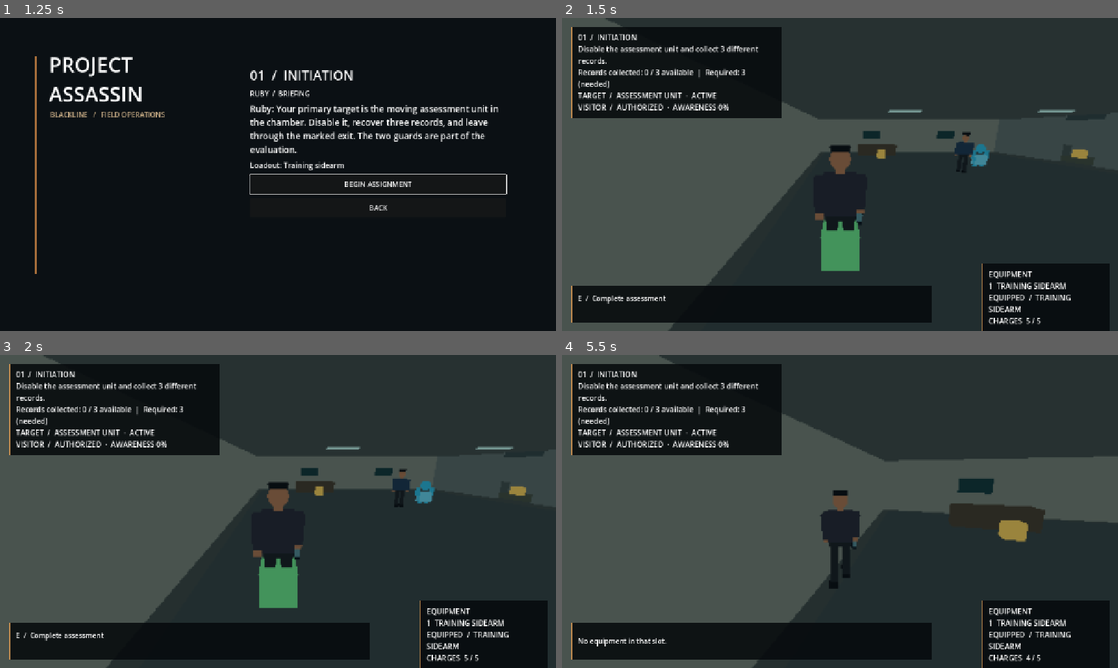
Above: before the commit, frames 1-4 (two rows, left to right).
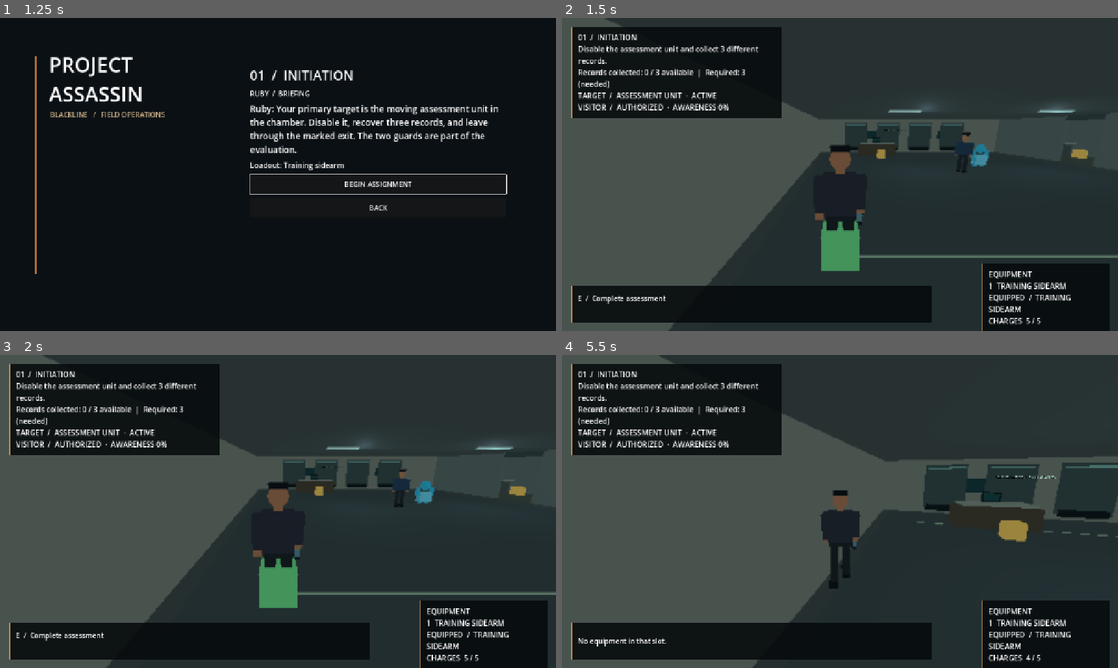
Above: after the commit, the same moments.

Repository: CoolgamerProXD/Stealty-Assasin-redesigned-computing-machine-Beta
Game: Godot game, scene res://scenes/main_menu.tscn
Same seed, same stepped clock (60 frames per second), same inputs: the game is played once before the commit and once after it.
Inputs (mouse positions are in pixels of both pictures, inside the frame that each line leads up to):
- Up to frame 1 (1.25 s): click "CAMPAIGN / NEXT ASSIGNMENT" at 0.5 s
- Up to frame 2 (1.5 s): click "BEGIN ASSIGNMENT" at 1.25 s
- Up to frame 3 (2 s): no input
- Up to frame 4 (5.5 s): tap Enter at 2 s; move the mouse to (867, 511) at 2.02 s; hold Right mouse button (aim) 2.03-2.78 s; hold W (move_forward) from 2.03 s (still down); click (867, 511) at 2.17 s; move the mouse to (812, 511) at 2.77 s; tap C (crouch) at 2.85 s; move the mouse to (851, 505) at 3.52 s; hold 1 (equip_primary) 3.53-4.28 s; move the mouse to (834, 517) at 4.27 s; tap 2 (equip_secondary) at 4.35 s; click (834, 517) at 4.42 s; move the mouse to (878, 514) at 5.02 s; press the mouse at (878, 514) at 5.03 s

Frame 1 is identical in both runs. In frame 2, 1.6% of the frame differs, in the area x 50-100%, y 27-77%; in frame 3, 1.6%; in frame 4, 3.9%, in the area x 63-100%, y 34-59%.

Commit message:
Dress mission environments with batched architecture and practical lights
Co-authored-by: arena-agent <297053741+arena-agent@users.noreply.github.com>

Diff:
--- a/scripts/core/campaign_state.gd
+++ b/scripts/core/campaign_state.gd
@@ -85,6 +85,10 @@
  viewport.positional_shadow_atlas_size = 2048 if quality == "HIGH" else (1024 if quality == "MEDIUM" else 0)
  for light: Node in get_tree().get_nodes_in_group("quality_lights"):
   (light as Light3D).shadow_enabled = quality != "LOW"
+ for light: Node in get_tree().get_nodes_in_group("quality_practicals"):
+  (light as Light3D).visible = quality != "LOW"
+ for detail: Node in get_tree().get_nodes_in_group("quality_detail"):
+  (detail as Node3D).visible = quality == "HIGH"
  var master := AudioServer.get_bus_index("Master")
  if master >= 0: AudioServer.set_bus_volume_db(master, linear_to_db(maxf(0.001, float(settings["volume"]))))
  if DisplayServer.get_name() != "headless":
--- /dev/null
+++ b/scripts/visuals/environment_dressing.gd
@@ -0,0 +1,154 @@
+class_name EnvironmentDressing
+extends Node3D
+## Original, batched architectural dressing. Collision and navigation remain in
+## the mission layout; decoration deliberately avoids modifying mission routes.
+var core_transforms: Array[Transform3D] = []
+var core_colors: Array[Color] = []
+var detail_transforms: Array[Transform3D] = []
+var detail_colors: Array[Color] = []
+const BRASS := Color(0.69, 0.49, 0.24)
+const DARK := Color(0.12, 0.15, 0.16)
+const IVORY := Color(0.70, 0.67, 0.57)
+const WOOD := Color(0.30, 0.18, 0.13)
+const TEAL := Color(0.15, 0.29, 0.30)
+
+func build(id: String) -> void:
+ name = "EnvironmentDressing"
+ if id == "meridian": _hotel()
+ else: _annex()
+ _batch(core_transforms, core_colors, false)
+ _batch(detail_transforms, detail_colors, true)
+
+func _part(pos: Vector3, size: Vector3, color: Color, detail: bool = false) -> void:
+ var transform := Transform3D(Basis.IDENTITY.scaled(size), pos)
+ if detail:
+  detail_transforms.append(transform)
+  detail_colors.append(color)
+ else:
+  core_transforms.append(transform)
+  core_colors.append(color)
+
+func _batch(transforms: Array[Transform3D], colors: Array[Color], detail: bool) -> void:
+ if transforms.is_empty(): return
+ var multi := MultiMesh.new()
+ multi.transform_format = MultiMesh.TRANSFORM_3D
+ multi.use_colors = true
+ var mesh := BoxMesh.new()
+ mesh.size = Vector3.ONE
+ var material := StandardMaterial3D.new()
+ material.vertex_color_use_as_albedo = true
+ material.roughness = 0.7
+ mesh.material = material
+ multi.mesh = mesh
+ multi.instance_count = transforms.size()
+ for i: int in range(transforms.size()):
+  multi.set_instance_transform(i, transforms[i])
+  multi.set_instance_color(i, colors[i])
+ var visual := MultiMeshInstance3D.new()
+ visual.name = "FineDetail" if detail else "ArchitecturalDetails"
+ visual.multimesh = multi
+ visual.cast_shadow = GeometryInstance3D.SHADOW_CASTING_SETTING_OFF
+ if detail:
+  visual.add_to_group("quality_detail")
+  visual.visible = Campaign.settings["graphics"] == "HIGH"
+ add_child(visual)
+
+func _sign(text: String, pos: Vector3, color: Color, angle: float = 0.0) -> void:
+ var label := Label3D.new()
+ label.text = text
+ label.font_size = 48
+ label.pixel_size = 0.003
+ label.modulate = color
+ label.position = pos
+ label.rotation.y = angle
+ label.no_depth_test = false
+ add_child(label)
+
+func _lamp(pos: Vector3, color: Color, energy: float, distance: float) -> void:
+ var light := OmniLight3D.new()
+ light.position = pos
+ light.light_color = color
+ light.light_energy = energy
+ light.omni_range = distance
+ light.shadow_enabled = false
+ light.add_to_group("quality_practicals")
+ light.visible = Campaign.settings["graphics"] != "LOW"
+ add_child(light)
+
+func _sofa(x: float, z: float) -> void:
+ _part(Vector3(x, 0.36, z), Vector3(2.0, 0.38, 0.8), Color(0.22, 0.30, 0.30))
+ _part(Vector3(x, 0.70, z - 0.32), Vector3(2.0, 0.45, 0.18), Color(0.18, 0.25, 0.26))
+ for side: float in [-0.92, 0.92]:
+  _part(Vector3(x + side, 0.57, z), Vector3(0.16, 0.42, 0.78), WOOD)
+  _part(Vector3(x + side * 0.8, 0.10, z), Vector3(0.10, 0.20, 0.55), DARK)
+ _part(Vector3(x, 0.57, z + 0.05), Vector3(1.65, 0.07, 0.55), Color(0.30, 0.39, 0.38), true)
+
+func _plant(x: float, z: float) -> void:
+ _part(Vector3(x, 0.28, z), Vector3(0.46, 0.56, 0.46), Color(0.38, 0.31, 0.24))
+ _part(Vector3(x, 0.65, z), Vector3(0.11, 0.65, 0.11), WOOD)
+ for dx: float in [-0.24, 0.0, 0.24]:
+  _part(Vector3(x + dx, 1.12 + absf(dx) * 0.6, z), Vector3(0.22, 0.50, 0.34), Color(0.19, 0.34, 0.23))
+
+func _hotel() -> void:
+ # Lobby: reception, upholstered lounge, brass inlay and potted plants.
+ _part(Vector3(-5, 1.04, -4.8), Vector3(4.25, 0.10, 1.15), Color(0.68, 0.59, 0.46))
+ _part(Vector3(-5, 0.55, -4.24), Vector3(3.8, 0.60, 0.035), Color(0.37, 0.25, 0.17))
+ for x: float in [-6.5, -5.5, -4.5, -3.5]:
+  _part(Vector3(x, 0.56, -4.20), Vector3(0.04, 0.55, 0.035), BRASS)
+ _part(Vector3(-5, 1.67, -7.72), Vector3(4.0, 1.25, 0.05), WOOD)
+ _part(Vector3(-5, 1.67, -7.67), Vector3(3.8, 0.04, 0.04), BRASS)
+ _sign("THE MERIDIAN", Vector3(-5, 1.9, -7.62), Color(0.92, 0.77, 0.48))
+ _sign("RECEPTION  /  GUEST SERVICES", Vector3(-5, 1.48, -7.62), IVORY)
+ _sofa(-7.8, 2.1)
+ _sofa(-4.8, 3.7)
+ _part(Vector3(-7.0, 0.40, 3.2), Vector3(1.25, 0.08, 0.70), WOOD)
+ for x: float in [-7.5, -6.5]: _part(Vector3(x, 0.20, 3.2), Vector3(0.06, 0.4, 0.06), BRASS)
+ _plant(-10.6, -6.8)
+ _plant(0.6, 6.8)
+ # Framed wall panels, baseboards, and high-contrast wayfinding at access boundaries.
+ for x: float in [-10.0, -7.5, -2.5, 0.0, 4.5, 9.5]:
+  _part(Vector3(x, 0.22, -7.76), Vector3(2.1, 0.36, 0.08), WOOD if x < 2 else DARK)
+  _part(Vector3(x, 2.65, -7.76), Vector3(2.1, 0.08, 0.08), BRASS if x < 2 else TEAL)
+  _part(Vector3(x, 1.65, -7.72), Vector3(0.04, 1.6, 0.05), BRASS if x < 2 else TEAL, true)
+ for x: float in [2.0, 7.0]:
+  for z: float in [-3.0, 3.0]:
+   _part(Vector3(x - 0.22, 2.45, z), Vector3(0.08, 0.30, 1.70), DARK if x > 2 else WOOD)
+ _sign("STAFF ONLY", Vector3(1.75, 2.45, -3), Color(0.73, 0.85, 0.82), -PI / 2)
+ _sign("SECURE ARCHIVE", Vector3(6.75, 2.45, -3), Color(0.93, 0.65, 0.40), -PI / 2)
+ # Staff workstations and archive shelving, away from door openings.
+ for x: float in [4.5, 9.5]:
+  _part(Vector3(x, 1.02, -5), Vector3(2.25, 0.08, 1.05), Color(0.58, 0.59, 0.53))
+  _part(Vector3(x, 1.28, -5.3), Vector3(0.60, 0.42, 0.07), DARK)
+  _part(Vector3(x, 1.29, -5.25), Vector3(0.50, 0.31, 0.015), TEAL)
+  for z: float in [5.2, 6.4]:
+   _part(Vector3(x, 1.1, z), Vector3(2.4, 2.1, 0.40), DARK)
+   for y: float in [0.35, 0.85, 1.35, 1.85]:
+    _part(Vector3(x, y, z - 0.23), Vector3(2.2, 0.06, 0.10), IVORY)
+    for dx: float in [-0.7, 0.0, 0.7]:
+     _part(Vector3(x + dx, y + 0.15, z - 0.22), Vector3(0.38, 0.24, 0.10), Color(0.42, 0.38, 0.30), true)
+ for x: float in [-8.0, -2.0, 4.5, 9.5]:
+  _part(Vector3(x, 2.92, 0), Vector3(1.2, 0.025, 0.14), Color(1.0, 0.83, 0.57))
+ _lamp(Vector3(-6, 2.65, -3.5), Color(1.0, 0.70, 0.42), 0.55, 7.0)
+ _lamp(Vector3(-5, 2.65, 3), Color(1.0, 0.73, 0.48), 0.45, 7.0)
+ _lamp(Vector3(4.5, 2.6, 0), Color(0.65, 0.82, 1.0), 0.35, 6.0)
+ _lamp(Vector3(9.5, 2.6, 0), Color(0.65, 0.82, 1.0), 0.35, 6.0)
+
+func _annex() -> void:
+ # A cooler training facility with numbered assessment lanes and observation desks.
+ for x: float in [-11.5, -8.5, -5.5, -2.5, 4.5, 10.5]:
+  _part(Vector3(x, 1.5, -9.75), Vector3(2.1, 2.45, 0.08), Color(0.25, 0.31, 0.31))
+  _part(Vector3(x, 2.55, -9.68), Vector3(1.85, 0.07, 0.05), Color(0.48, 0.68, 0.66))
+  _part(Vector3(x, 0.34, -9.68), Vector3(1.85, 0.35, 0.05), DARK)
+ for z: float in [-6.8, 6.8]:
+  _part(Vector3(-6.0, 0.04, z), Vector3(14.0, 0.015, 0.05), Color(0.58, 0.68, 0.59))
+ for x: float in [-11.0, -8.0, -5.0, -2.0]:
+  _part(Vector3(x, 0.04, 0), Vector3(0.035, 0.015, 12), Color(0.39, 0.49, 0.46), true)
+ _sign("CIVIC EVALUATION  /  ASSESSMENT", Vector3(-8, 2.1, -9.58), Color(0.73, 0.88, 0.83))
+ _sign("OBSERVATION", Vector3(4.5, 2.1, -9.58), Color(0.73, 0.88, 0.83))
+ _sign("CONTROLLED AREA", Vector3(10.5, 2.1, -9.58), Color(0.92, 0.69, 0.42))
+ for x: float in [-10.0, 4.5, 10.0]:
+  _part(Vector3(x, 1.0, -7), Vector3(2.6, 0.08, 1.1), Color(0.53, 0.56, 0.53))
+  _part(Vector3(x, 1.25, -7.3), Vector3(0.7, 0.42, 0.08), DARK)
+  _part(Vector3(x, 1.26, -7.25), Vector3(0.58, 0.31, 0.02), TEAL)
+ for x: float in [-9.0, -3.0, 4.5, 10.5]:
+  _lamp(Vector3(x, 2.6, 0), Color(0.66, 0.84, 0.90), 0.35, 6.0)
--- a/scripts/world/hotel.gd
+++ b/scripts/world/hotel.gd
@@ -40,6 +40,9 @@
  if not mission.configure(mission_data):
   push_error("Invalid or missing Meridian mission configuration")
  _build_environment()
+ var dressing := EnvironmentDressing.new()
+ add_child(dressing)
+ dressing.build(mission_id())
  _build_player()
  if mission.configured and mission.required_records > player.inventory.capacity:
   push_error("Mission requires more records than the inventory can hold")
